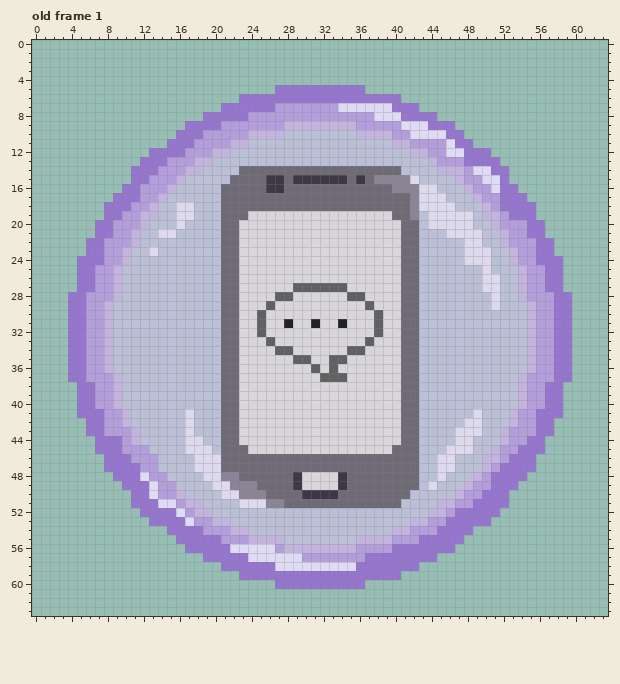
Pixel-art file, stored at MetaUI/asprite/phoneBubble.aseprite. Above is the file before it was changed.
64x64 pixels, 1 frame. Colours within 5 levels of each other are drawn and written as one. Shown: old frame 1. The commit also changed other frames, which this record leaves out.
Now the later version:
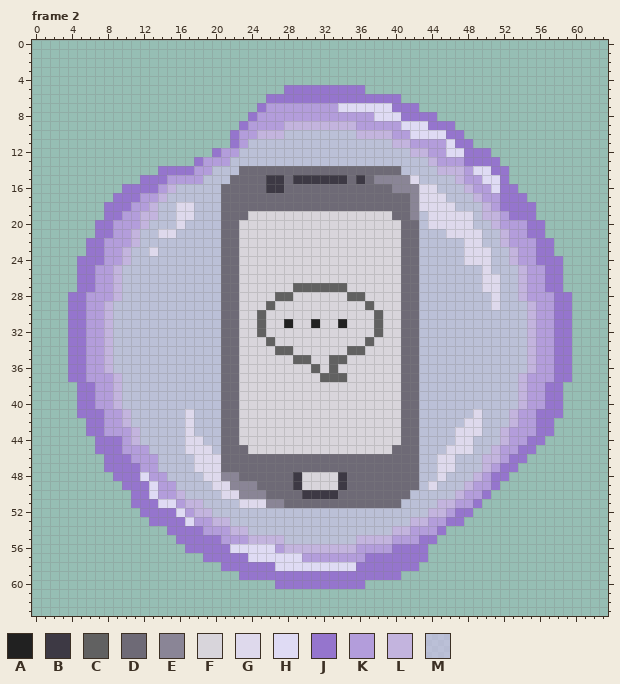
Palette (. is transparent): A #212121  B #3d3944  C #616161  D #6e6a76  E #8a8596  F #d8d5db  G #ded9ec  H #dfdbf4  J #9575cd  K #b39ddb  L #c3b4de  M #cec1e9a9
A new or re-ordered frame is compared with the old frame closest to it.
The edit:
{"change": "frames 1 -> 10"}
{"where": "frame 2 is new; against old frame 1"}
{"frame":2,"y":5,"x":27,"old":"J","new":"."}
{"frame":2,"y":6,"x":23,"old":"JJJ","new":"..."}
{"frame":2,"y":7,"x":21,"old":"JJJJ","new":"...."}
{"frame":2,"y":7,"x":26,"old":"J","new":"K"}
{"frame":2,"y":8,"x":19,"old":"JJJJJK","new":".....J"}
{"frame":2,"y":9,"x":17,"old":"JJJJKKK","new":"......J"}
{"frame":2,"y":10,"x":16,"old":"JJJKKKK","new":"......J"}
{"frame":2,"y":10,"x":24,"old":"L","new":"K"}
{"frame":2,"y":11,"x":15,"old":"JJJKKKKLL","new":".......JK"}
{"frame":2,"y":12,"x":13,"old":"JJJJKKKLLM","new":".......JKK"}
{"frame":2,"y":13,"x":12,"old":"JJJKKKLLMM","new":"......JKKK"}
{"frame":2,"y":14,"x":11,"old":"JJJKKKLLM","new":"...JJJJKK"}
{"frame":2,"y":15,"x":11,"old":"J","new":"."}
{"frame":2,"y":15,"x":13,"old":"KK","new":"JJ"}
{"frame":2,"y":15,"x":16,"old":"LMM","new":"KKK"}
{"frame":2,"y":16,"x":12,"old":"KK","new":"JJ"}
{"frame":2,"y":45,"x":56,"old":"J","new":"."}
{"frame":2,"y":46,"x":55,"old":"J","new":"."}
{"frame":2,"y":47,"x":54,"old":"JJ","new":".."}
{"frame":2,"y":48,"x":53,"old":"JJ","new":".."}
{"frame":2,"y":49,"x":52,"old":"JJ","new":".."}
{"frame":2,"y":50,"x":51,"old":"JJ","new":".."}
{"frame":2,"y":51,"x":50,"old":"JJJ","new":"..."}
{"frame":2,"y":52,"x":49,"old":"JJJ","new":"..."}
{"frame":2,"y":53,"x":48,"old":"JJJ","new":"..."}
{"frame":2,"y":54,"x":46,"old":"JJJ","new":"..."}
{"frame":2,"y":55,"x":45,"old":"JJJ","new":"..."}
{"frame":2,"y":56,"x":44,"old":"JJJ","new":"..."}
{"frame":2,"y":57,"x":44,"old":"J","new":"."}
{"label":"changed","picture_box":[131,85,284,193]}
{"label":"erased","picture_box":[428,445,545,562]}
